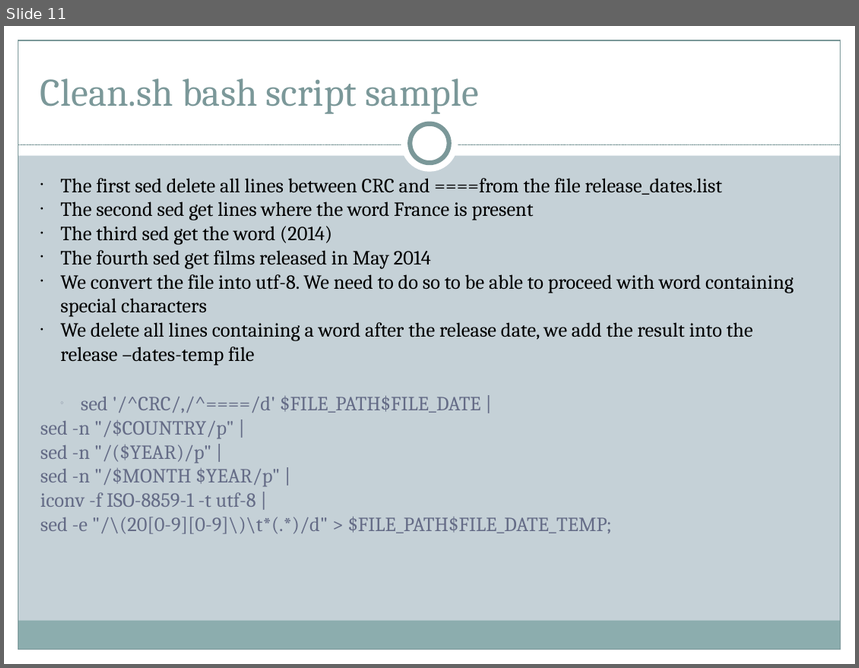
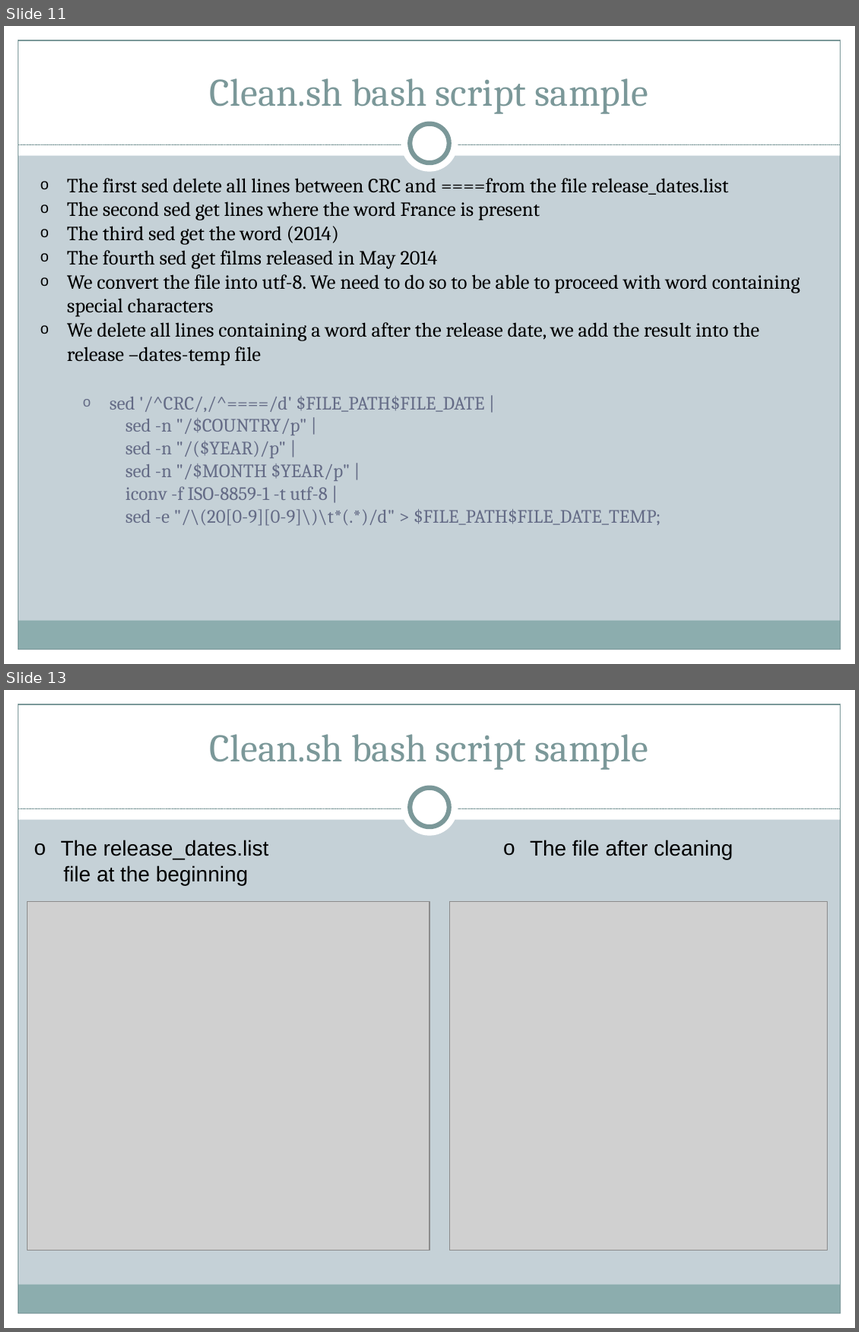
Before and after one commit to peiyunli/isepldc2014, a slide deck: projects/film/presentations/presentation-finale-13-06-14.pptx. Shown one above the other, each under a label of ours: slide 11 before the commit, slides 11 and 13 after it; the slides between them are not shown. The pictures are 859x668 and 859x1332 pixels, drawn with LibreOffice and Linux fonts; fonts in the diff are those of the drawing; grey boxes stand for pictures. Boxes give left, top, right and bottom in pixels: in the first picture for what was removed or moved away, otherwise in the second. Text is boxed around its words. In the diff, an @@ line names an element or a change of style, - is before the commit and + after.

```diff
--- a/projects/film/presentations/presentation-finale-13-06-14.pptx
+++ b/projects/film/presentations/presentation-finale-13-06-14.pptx
@@ slide 13 added at [4,690,855,1328], background #C5D1D7; not listed: 9 template elements that a slide beside it also shows @@
@@ title added at [210,734,648,770], 33 pt, text #7B9899 @@
+Clean.sh bash script sample
@@ text added at [61,840,269,885], 18 pt, text #000000 @@
+o The release_dates.list
+file at the beginning
@@ text added at [530,840,733,859], 18 pt, text #000000 @@
+o The file after cleaning
@@ picture added at [28,902,430,1250] @@
@@ picture added at [450,902,828,1250] @@
@@ slide 11 changed as well @@
@@ text "Clean.sh bash script sample" at [210,78,648,114]: alignment left to centre @@
@@ text "The first sed delete all ..." at [67,178,800,526]: size 17 to 16 pt in "sed '/^CRC/,/^====/d' $FILE_PATH$FILE_DATE |", "sed -n "/$COUNTRY/p" |", "sed -n "/($YEAR)/p" |", "sed -n "/$MONTH $YEAR/p" |" and 2 more places; bullet ● to o; bullet ○ to o; list level 1 to 3 in "sed -n "/$COUNTRY/p" |"; list level 1 to 3 in "sed -n "/($YEAR)/p" |"; list level 1 to 3 in "sed -n "/$MONTH $YEAR/p" |"; list level 1 to 3 in "iconv -f ISO-8859-1 -t utf-8 ..."; list level 1 to 3 in "sed -e "/\(20[0-9][0-9]\)\t*(.*)/d" > $FILE_PATH$FILE_DATE_T ..." @@
```
Also in this commit, not shown: 23 other slides changed, 3 other slides added, 12 other files.
